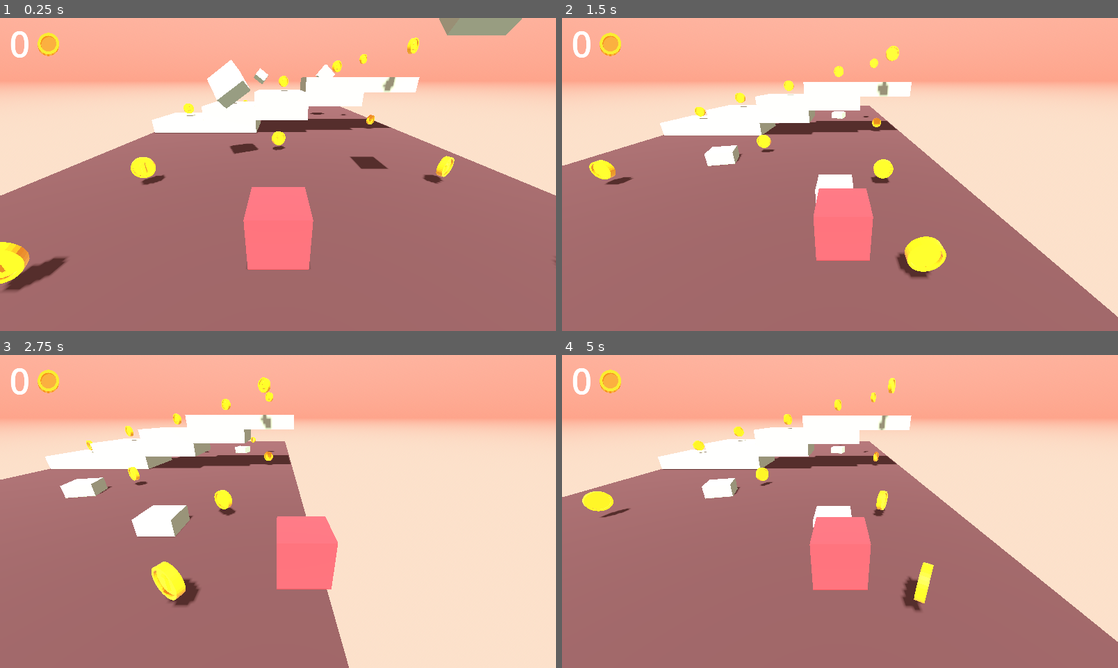
Above: before the commit, frames 1-4 (two rows, left to right).
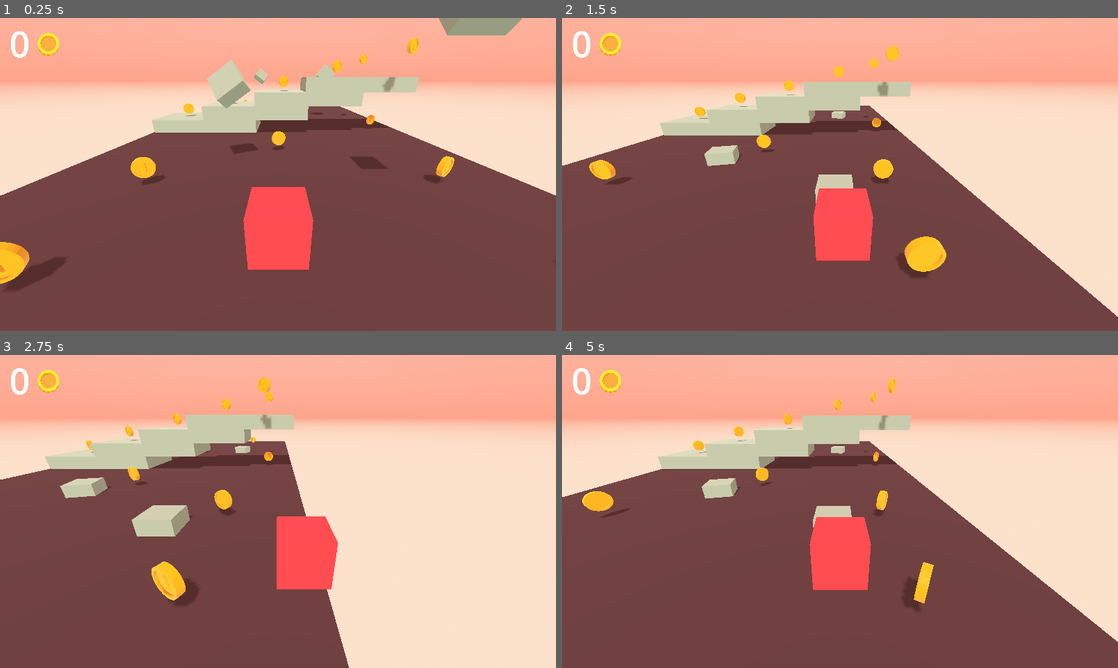
Above: after the commit, the same moments.

Repository: joshu725/Picker3D-Godot4
Game: Godot game, scene res://nivel_1.tscn
Two runs of this game, one before a commit and one after it. Both use one fixed random seed, a clock stepped at 60 frames per second and the inputs below. Sound files missing from this copy of the repository are replaced by a short silence.
Inputs (mouse positions are in pixels of both pictures, inside the frame that each line leads up to):
- Up to frame 1 (0.25 s): no input
- Up to frame 2 (1.5 s): tap Enter (ui_accept) at 0.5, 0.77 s; move the mouse to (962, 158) at 0.52 s; hold Right (ui_right) 0.53-1.25 s; click (962, 158) at 0.67 s; drag from (728, 190) to (812, 237) at 1.27 s
- Up to frame 3 (2.75 s): move the mouse to (333, 442) at 2.02 s; hold Right (ui_right) from 2.03 s (still down)
- Up to frame 4 (5 s): release Right (ui_right) at 2.75 s; drag from (812, 574) to (673, 464) at 2.77 s; move the mouse to (1006, 558) at 3.52 s; hold Left (ui_left) 3.53-4.25 s; tap Enter (ui_accept) at 3.77 s; drag from (673, 464) to (756, 433) at 4.27 s

The runs differ from the first frame. In frame 1, 62% of the frame differs, in the area x 0-100%, y 6-100%; in frame 2, 55%; in frame 3, 41%; in frame 4, 56%.

Commit message:
v1.07 - Cambio de modo de renderizado

Diff:
--- a/nivel_1.tscn
+++ b/nivel_1.tscn
@@ -40,6 +40,7 @@
 
 [node name="DirectionalLight3D" type="DirectionalLight3D" parent="."]
 transform = Transform3D(1, 0, 0, 0, 0.594177, 0.804334, 0, -0.804334, 0.594177, 0, 9.14696, 6.10764)
+light_energy = 0.15
 shadow_enabled = true
 
 [node name="Personaje" parent="." instance=ExtResource("2_8na3h")]
--- a/project.godot
+++ b/project.godot
@@ -68,6 +68,7 @@
 
 [rendering]
 
-renderer/rendering_method="mobile"
+renderer/rendering_method="gl_compatibility"
+renderer/rendering_method.mobile="gl_compatibility"
 textures/vram_compression/import_etc2_astc=true
 anti_aliasing/quality/msaa_3d=1
Not shown, changed: ejecutable/Picker 3D.apk
Not shown, changed: ejecutable/Picker 3D.apk.idsig
